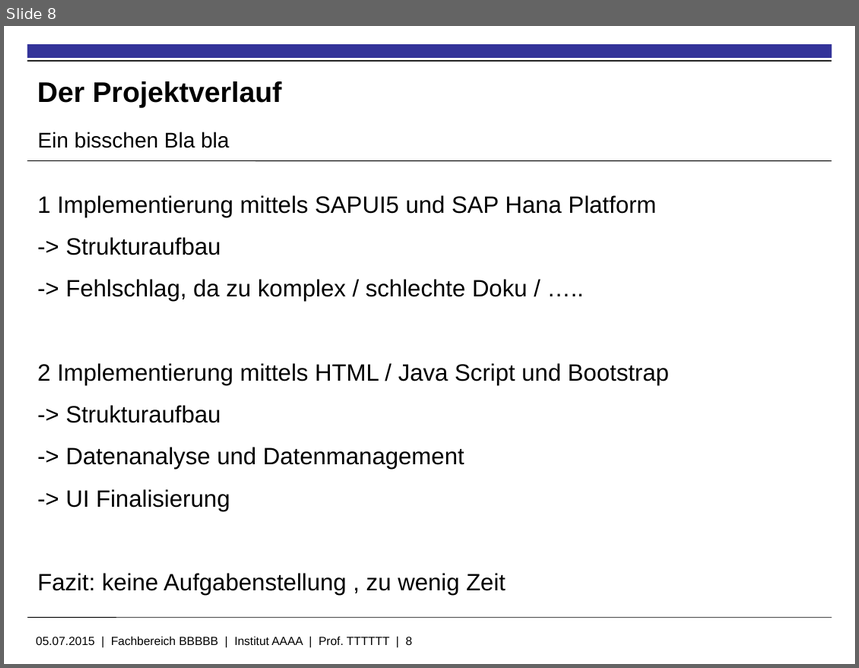
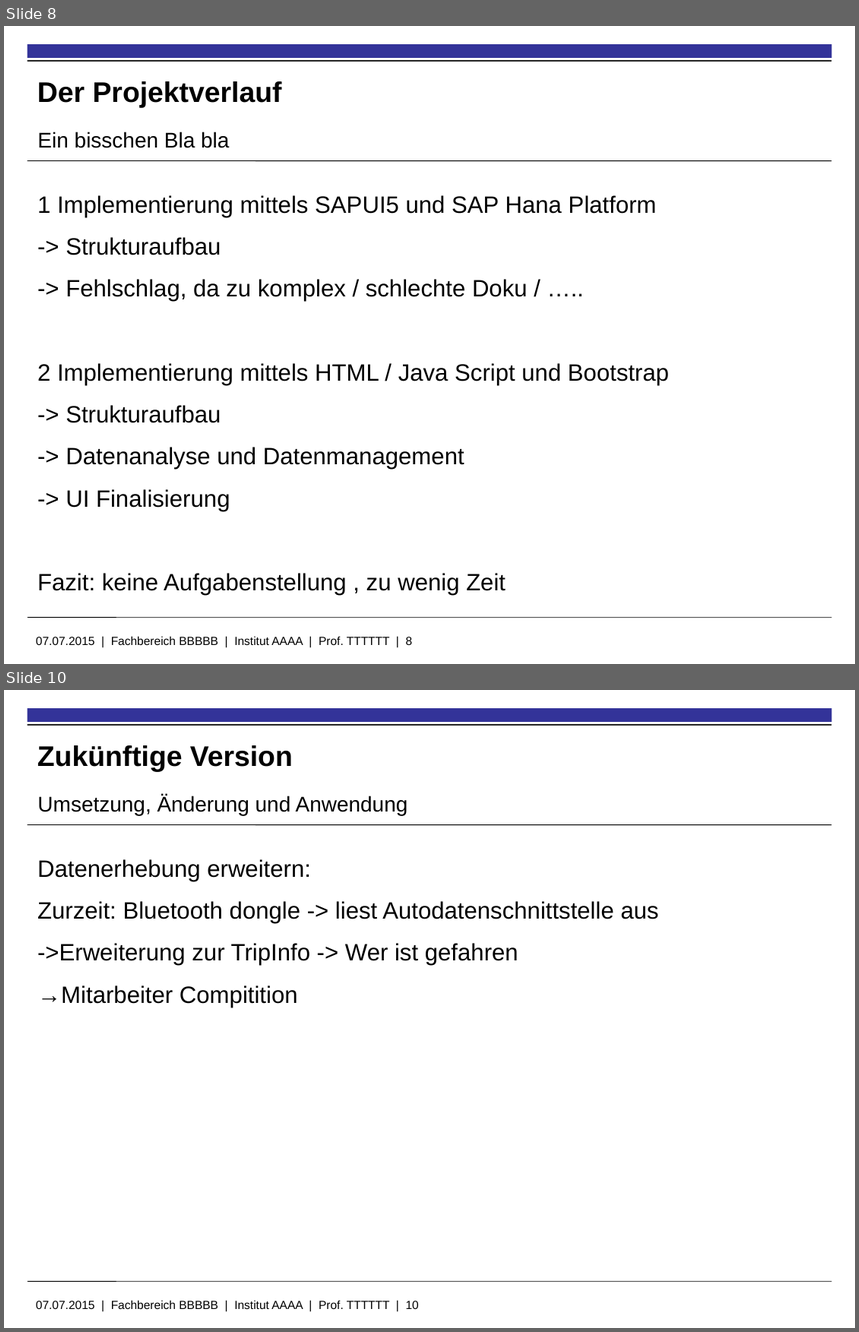
Before and after one commit to kolhagen/drivingcompetition, a slide deck: Big Data - Driving Compitiion.pptx. Shown one above the other, each under a label of ours: slide 8 before the commit, slides 8 and 10 after it; the slides between them are not shown. The pictures are 859x668 and 859x1332 pixels, drawn with LibreOffice and Linux fonts; fonts in the diff are those of the drawing; background and template pictures are left out. Boxes give left, top, right and bottom in pixels: in the first picture for what was removed or moved away, otherwise in the second. Text is boxed around its words. In the diff, an @@ line names an element or a change of style, - is before the commit and + after.

```diff
--- a/Big Data - Driving Compitiion.pptx
+++ b/Big Data - Driving Compitiion.pptx
@@ slide 10 added at bbox=[4, 690, 855, 1328], background #FFFFFF; not listed: 5 template elements that a slide beside it also shows @@
@@ title added at bbox=[37, 745, 293, 772], 24 pt, text #000000, bold @@
+Zukünftige Version
@@ text added at bbox=[37, 795, 408, 815], 18 pt, text #000000 @@
+Umsetzung, Änderung und Anwendung
@@ text added at bbox=[37, 859, 659, 1008], 20 pt, text #000000 @@
+Datenerhebung erweitern:
+Zurzeit: Bluetooth dongle -> liest Autodatenschnittstelle aus
+->Erweiterung zur TripInfo -> Wer ist gefahren
+→Mitarbeiter Compitition
@@ text at bbox=[36, 636, 413, 645]: text changed @@
-05.07.2015 | Fachbereich BBBBB | Institut AAAA | Prof. TTTTTT | 8
+07.07.2015 | Fachbereich BBBBB | Institut AAAA | Prof. TTTTTT | 8
```
Also in this commit, not shown: 4 slides changed, 3 other slides added.
